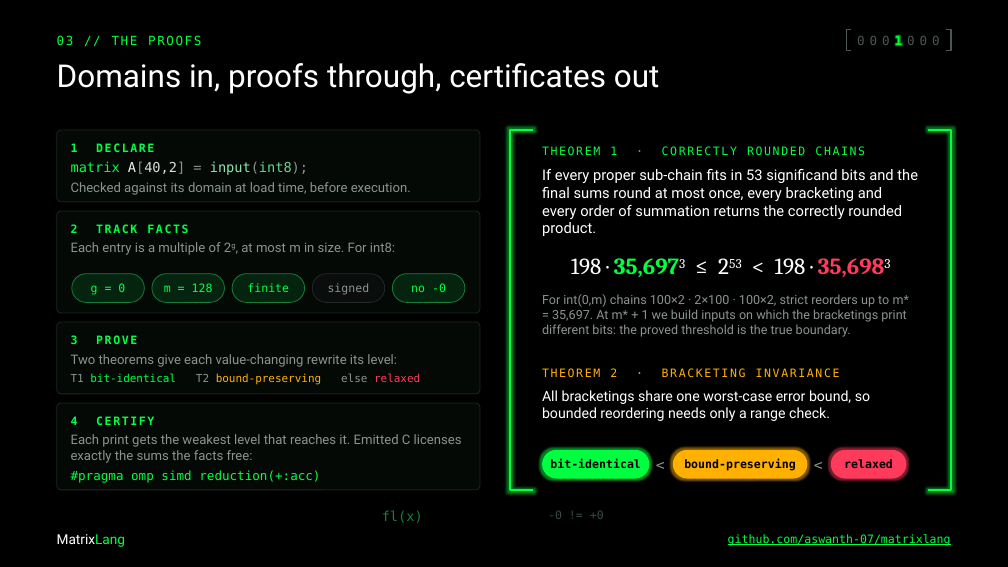
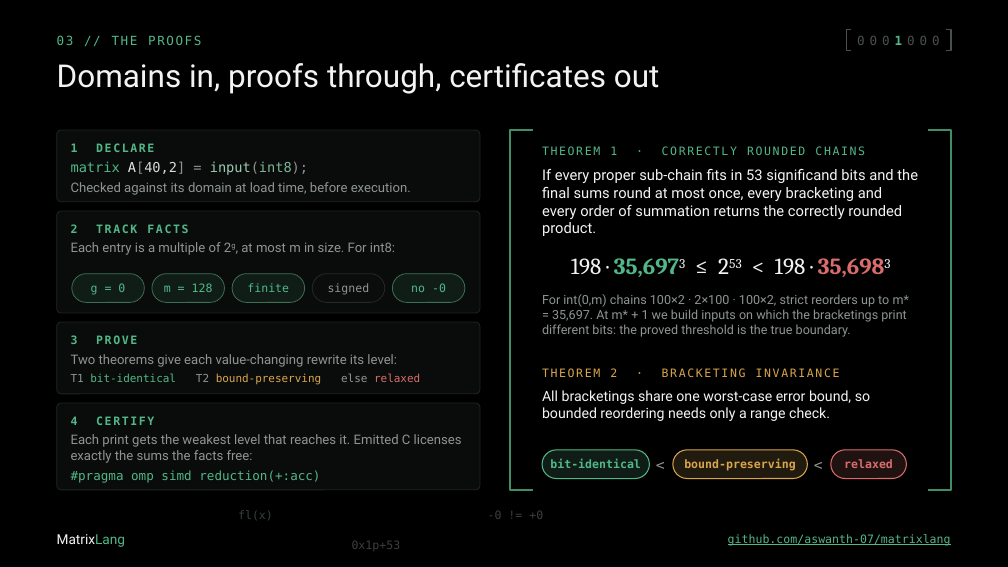
Before and after one commit to aswanth-07/matrixlang, a slide deck: slide 4 of docs/submission/MatrixLang-Implementation-Review.pptx. Drawn at 1008x567 pixels with LibreOffice and Linux fonts; fonts in the diff are those of the drawing. Boxes give left, top, right and bottom in pixels: in the first picture for what was removed or moved away, otherwise in the second. Text is boxed around its words. In the diff, an @@ line names an element or a change of style, - is before the commit and + after.

```diff
--- a/docs/submission/MatrixLang-Implementation-Review.pptx
+++ b/docs/submission/MatrixLang-Implementation-Review.pptx
@@ text "0" at (905, 29, 917, 51): text colour #4D5750 to #4A514D @@
@@ rounded rectangle "1 DECLARE" at (57, 130, 480, 202): text colour #00FF41 to #52B788 in "1 DECLARE", "matrix"; text colour #F2F5F3 to #E6EAE8, text colour #D8E0DA to #D5DAD7 in "A[40,2]"; text colour #8A948D to #8E9590 in "A[40,2] = input(int8);", "Checked against its domain at load time, ..."; text colour #8FE3AE to #9CC9B2, text colour #5FD98B to #7DB597 in "input(int8);"; fill #040906 to #0A0C0B; outline #1A2820 0.75 pt to #1F2523 0.75 pt @@
@@ freeform shape at (510, 130, 533, 490): outline #00FF41 2.25 pt to #3E8F68 1.75 pt @@
@@ text colour #00FF41 to #52B788 in 4 elements at (57, 35, 201, 45), (895, 36, 903, 45), (728, 534, 951, 546), (542, 146, 865, 155) @@
@@ freeform shape at (929, 130, 951, 490): outline #00FF41 2.25 pt to #3E8F68 1.75 pt @@
@@ rounded rectangle "2 TRACK FACTS" at (57, 211, 480, 313): text colour #00FF41 to #52B788 in "2 TRACK FACTS"; text colour #8A948D to #8E9590 in "Each entry is a multiple of 2g, ..."; fill #040906 to #0A0C0B; outline #1A2820 0.75 pt to #1F2523 0.75 pt @@
@@ text "198 · 35,6973 ≤ 253 ..." at (571, 258, 885, 277): text colour #FFFFFF to #F2F4F3 in "198 · 35,6973 ≤ 253 < 198 ..."; text colour #00FF41 to #52B788 in "35,6973"; text colour #FF3B5C to #D96C6C in "35,6983" @@
@@ text colour #00FF41 to #52B788; fill #05240F to #0F1D16; outline #16803A 0.75 pt to #3F6F57 0.75 pt in 4 elements at (72, 274, 144, 302), (152, 274, 225, 302), (232, 274, 305, 302), (392, 274, 465, 302) @@
@@ rounded rectangle "3 PROVE" at (57, 322, 480, 394): text colour #00FF41 to #52B788 in "3 PROVE", "bit-identical"; text colour #8A948D to #8E9590 in "Two theorems give each value-changing rewrite its ...", "T1 T2 else"; text colour #FFB000 to #D9A54C in "bound-preserving"; text colour #FF3B5C to #D96C6C in "relaxed"; fill #040906 to #0A0C0B; outline #1A2820 0.75 pt to #1F2523 0.75 pt @@
@@ text "THEOREM 2 · BRACKETING INVARIANCE" at (542, 368, 840, 377): text colour #FFB000 to #D9A54C @@
@@ rounded rectangle "4 CERTIFY" at (57, 403, 480, 490): text colour #00FF41 to #52B788 in "4 CERTIFY", "#pragma omp simd reduction(+:acc)"; text colour #8A948D to #8E9590 in "Each print gets the weakest level that ..."; fill #040906 to #0A0C0B; outline #1A2820 0.75 pt to #1F2523 0.75 pt @@
@@ text "bit-identical" at (550, 459, 641, 468): text colour #000000 to #52B788 @@
@@ rounded rectangle at (542, 450, 650, 479): fill #00FF41 to #0F1D16; outline none to #52B788 1 pt @@
@@ text "<" at (651, 450, 670, 479): text colour #8A948D to #8E9590 @@
@@ text "bound-preserving" at (684, 459, 795, 471): text colour #000000 to #D9A54C @@
@@ rounded rectangle at (673, 450, 808, 479): fill #FFB000 to #211A0E; outline none to #D9A54C 1 pt @@
@@ text "<" at (809, 450, 828, 479): text colour #8A948D to #8E9590 @@
@@ text "relaxed" at (844, 459, 893, 468): text colour #000000 to #D96C6C @@
@@ rounded rectangle at (831, 450, 907, 479): fill #FF3B5C to #211212; outline none to #D96C6C 1 pt @@
@@ text "fl(x)": place and size @@
-text "fl(x)" at (382, 510, 423, 523)
+text "fl(x)" at (238, 510, 273, 520)
@@ text "fl(x)" at (238, 510, 273, 520): size 13 to 11 pt, text colour #1A7F38 to #34433B @@
@@ text "-0 != +0": place and size @@
-text "-0 != +0" at (548, 511, 604, 519)
+text "-0 != +0" at (488, 511, 543, 519)
@@ text "-0 != +0" at (488, 511, 543, 519): text colour #3A4A40 to #3A403D @@
@@ text "MatrixLang" at (57, 534, 125, 547): text colour #FFFFFF to #F2F4F3, text colour #00FF41 to #52B788 in "MatrixLang" @@
@@ text added at (352, 541, 401, 551), 11 pt, text #3A403D @@
+0x1p+53
```
Also in this commit, not shown: 6 other slides changed, 1 other file.
